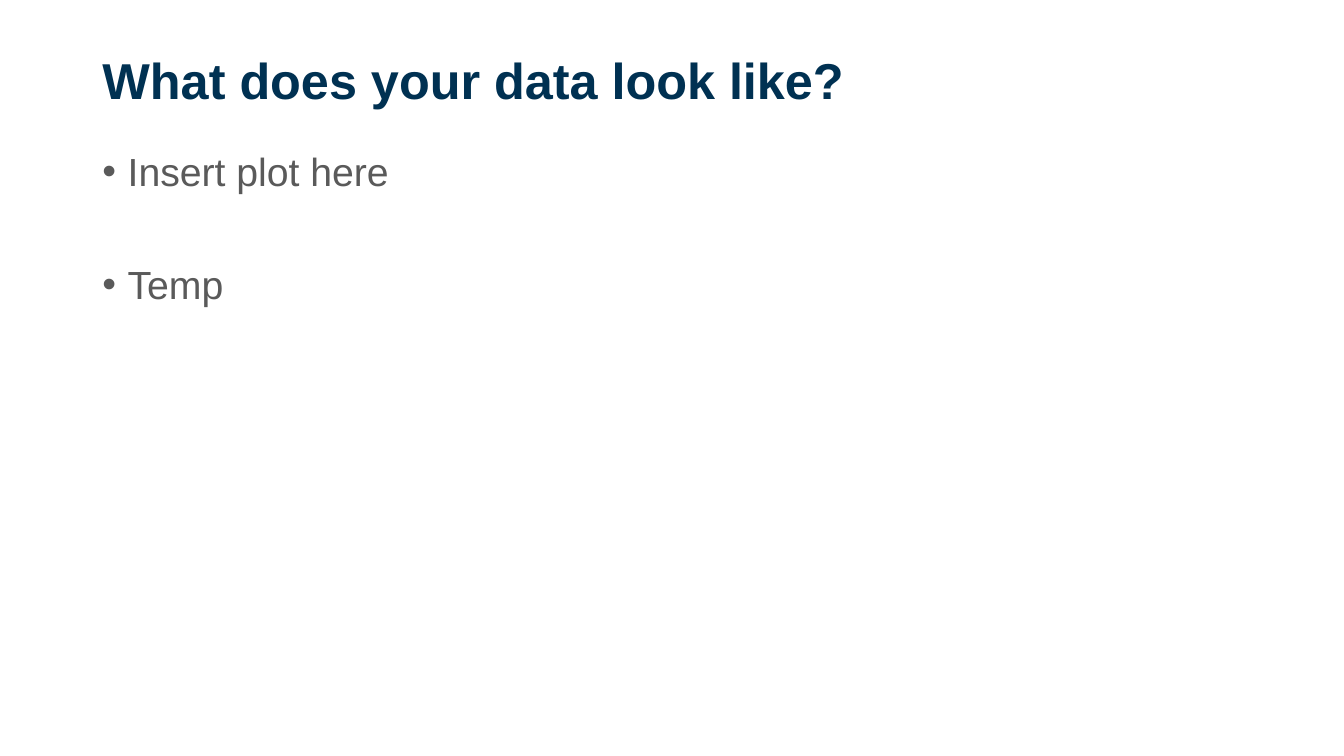
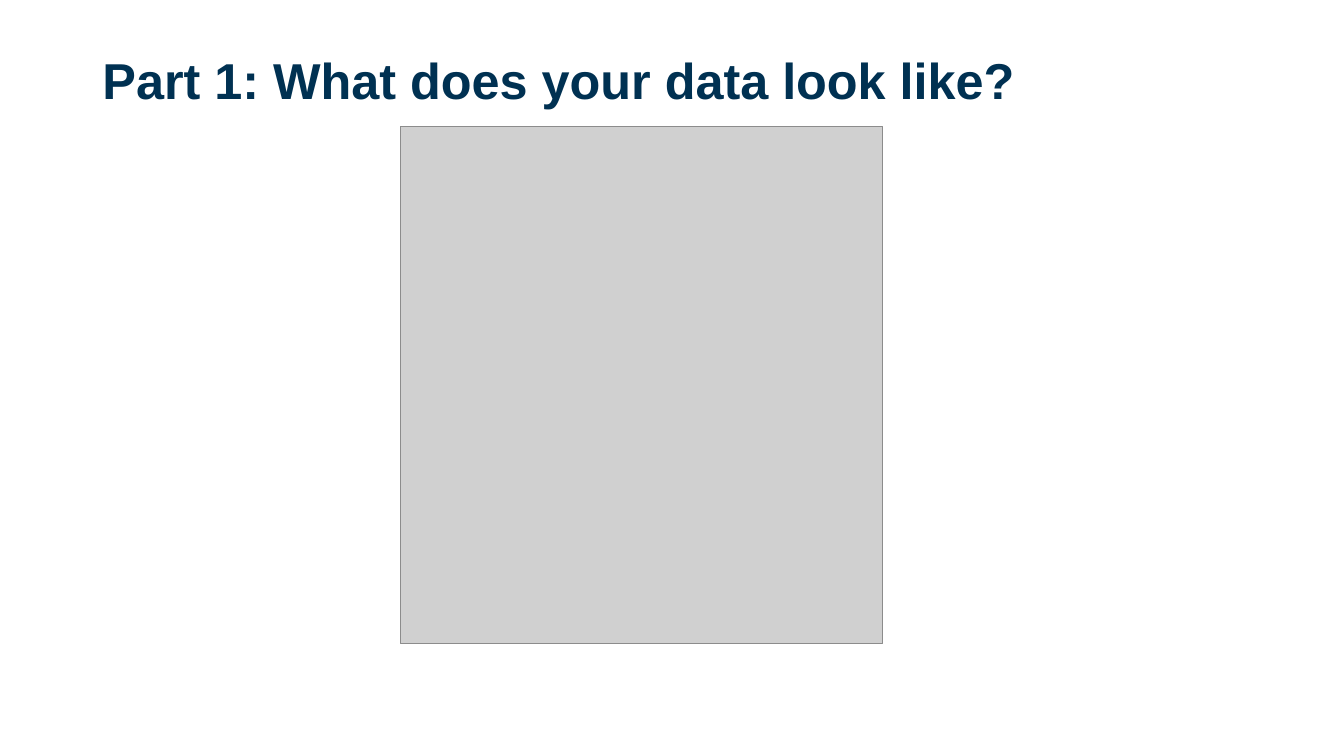
Before and after one commit to sdesrosiers1989/ICCB_Projections, a slide deck: slide 19 of ICCB2025_Session2_ClimateProjections.pptx (slide 17 before the commit). Drawn at 1344x756 pixels with LibreOffice and Linux fonts; fonts in the diff are those of the drawing; grey boxes stand for pictures; background and template pictures are left out. Boxes give left, top, right and bottom in pixels: in the first picture for what was removed or moved away, otherwise in the second. Text is boxed around its words. In the diff, an @@ line names an element or a change of style, - is before the commit and + after.

Commit message:
Updated powerpoint with images

```diff
--- a/ICCB2025_Session2_ClimateProjections.pptx
+++ b/ICCB2025_Session2_ClimateProjections.pptx
@@ title at (102,62,1015,109): text changed @@
-What does your data look like?
+Part 1: What does your data look like?
@@ picture added at (400,126,882,643) @@
@@ text removed at (128,157,388,307) @@
-• Insert plot here
-• Temp
```
Also in this commit, not shown: 5 other slides changed, 4 slides added.
